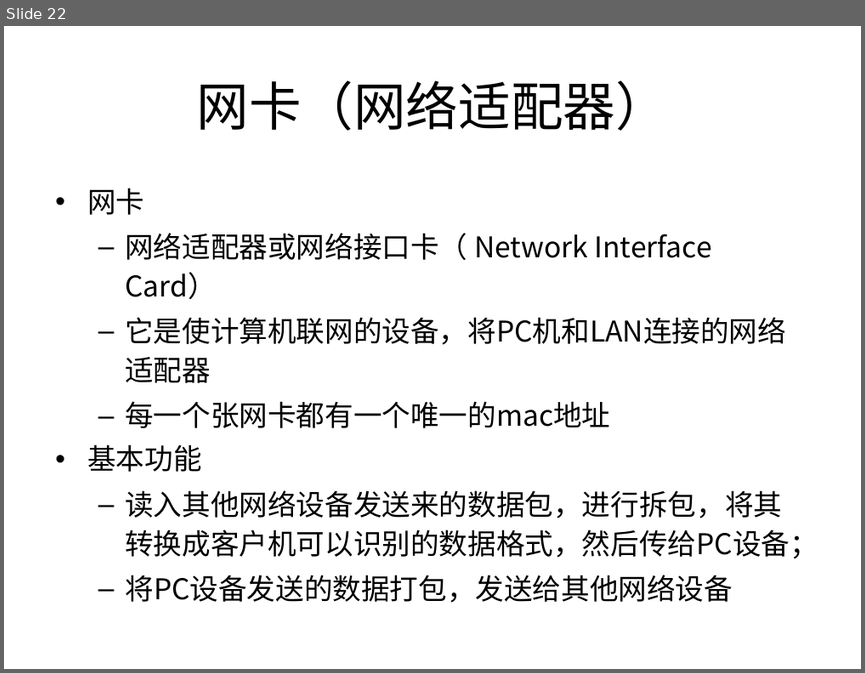
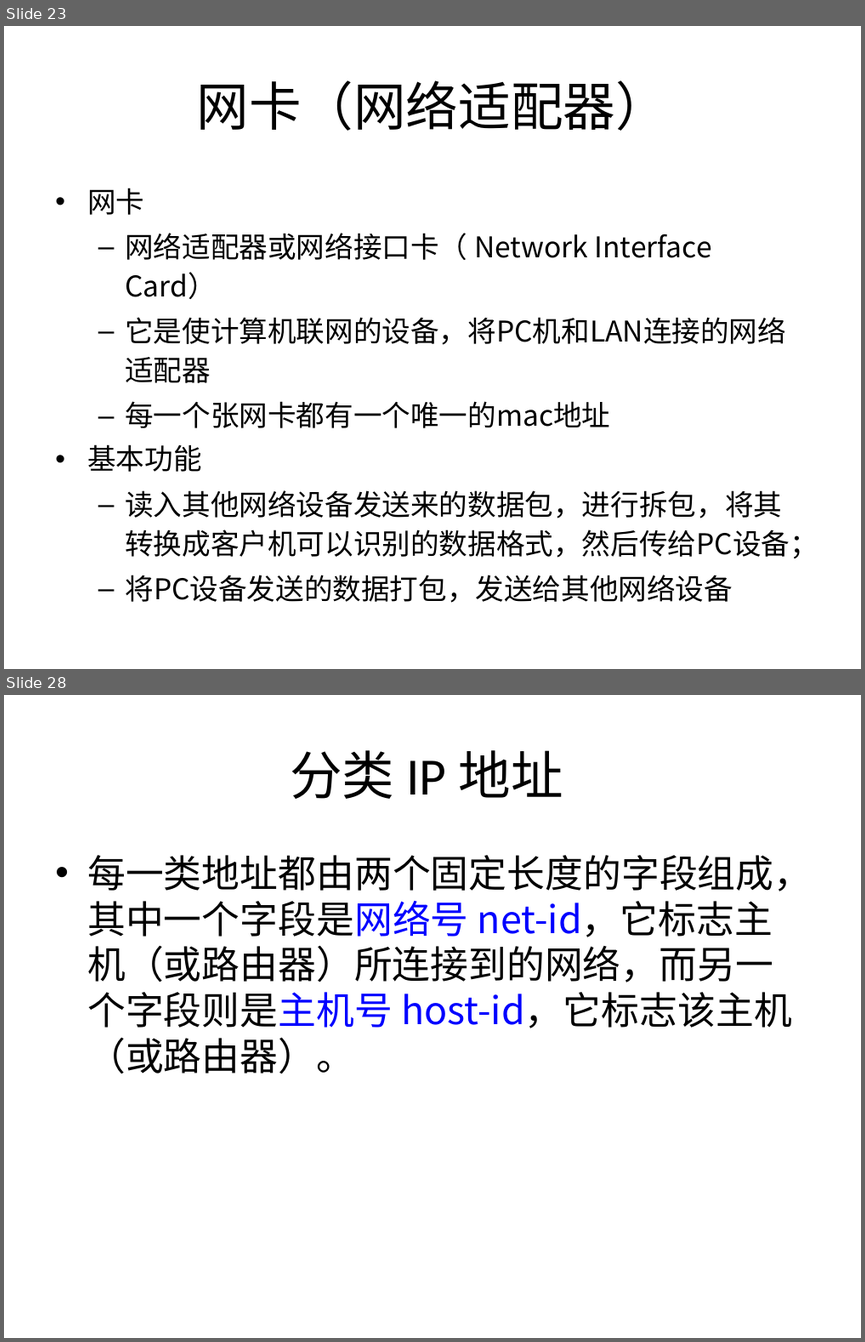
Before and after one commit to sans123wx/class, a slide deck: 第六章 计算机网络.pptx. Shown one above the other, each under a label of ours: slide 22 before the commit, slides 23 and 28 after it; the slides between them are not shown. The pictures are 865x673 and 865x1342 pixels, drawn with LibreOffice and Linux fonts; fonts in the diff are those of the drawing. Boxes give left, top, right and bottom in pixels: in the first picture for what was removed or moved away, otherwise in the second. Text is boxed around its words. In the diff, an @@ line names an element or a change of style, - is before the commit and + after.

```diff
--- a/第六章 计算机网络.pptx
+++ b/第六章 计算机网络.pptx
@@ slide 28 added at [4, 695, 861, 1338], background #FFFFFF @@
@@ title added at [290, 750, 563, 799], 44 pt, text #000000 @@
+分类 IP 地址
@@ text added at [87, 855, 812, 1073], 32 pt, text #000000 @@
+• 每一类地址都由两个固定长度的字段组成，其中一个字段是网络号 net-id，它标志主机（或路由器）所连接到的网络，而另一个字段则是主机号 host-id，它标志该主机（或路由器）。
@@ what was slide 22 is now slide 23 @@
```
Also in this commit, not shown: 15 slides changed, 10 other slides added, 1 other file.
